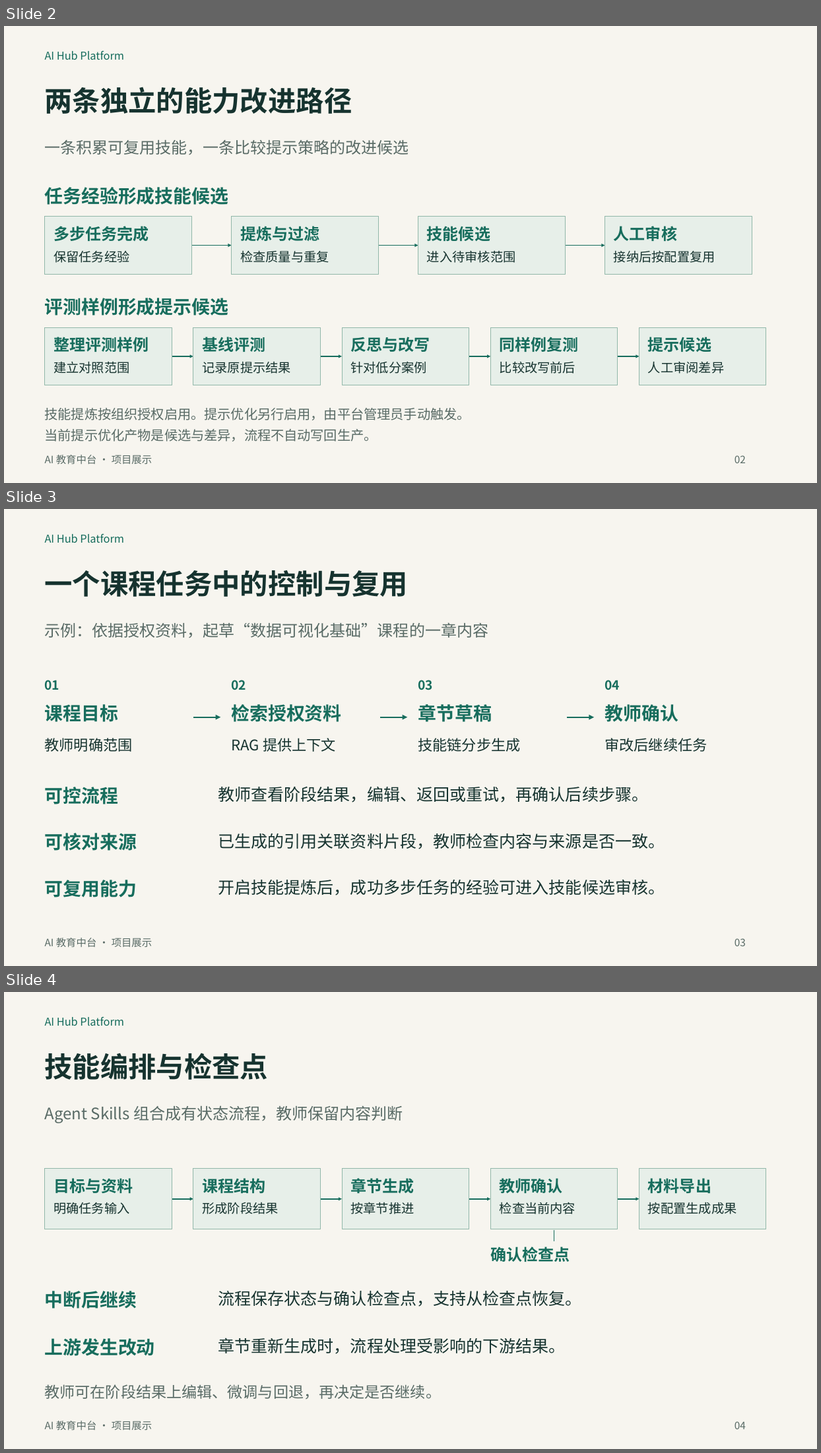
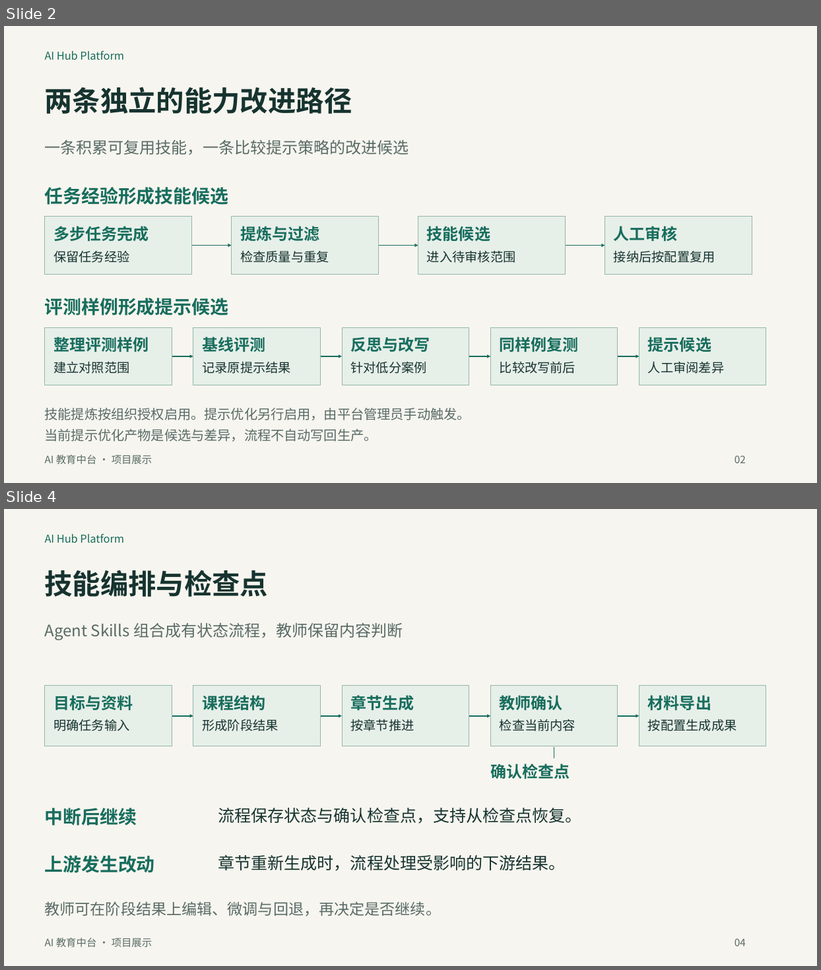
Before and after one commit to throwOctober/ai-hub-platform-showcase, a slide deck: project-overview.pptx. Shown one above the other, each under a label of ours: slides 2, 3 and 4 before the commit, slides 2 and 4 after it; the slides between them are not shown. The pictures are 821x1453 and 821x970 pixels, drawn with LibreOffice and Linux fonts; fonts in the diff are those of the drawing. Boxes give left, top, right and bottom in pixels: in the first picture for what was removed or moved away, otherwise in the second. Text is boxed around its words. In the diff, an @@ line names an element or a change of style, - is before the commit and + after.

```diff
--- a/project-overview.pptx
+++ b/project-overview.pptx
@@ slide 3 removed at (4, 509, 817, 966), background #F7F5EF @@
@@ text removed at (45, 533, 124, 543) @@
-AI Hub Platform
@@ text removed at (45, 570, 408, 597) @@
-一个课程任务中的控制与复用
@@ text removed at (45, 623, 489, 638) @@
-示例：依据授权资料，起草“数据可视化基础”课程的一章内容
@@ text removed at (45, 680, 60, 691) @@
-01
@@ text removed at (232, 680, 247, 691) @@
-02
@@ text removed at (418, 680, 434, 691) @@
-03
@@ text removed at (605, 680, 620, 691) @@
-04
@@ text removed at (45, 704, 118, 722) @@
-课程目标
@@ text removed at (232, 704, 342, 722) @@
-检索授权资料
@@ text removed at (418, 704, 492, 722) @@
-章节草稿
@@ text removed at (605, 704, 678, 722) @@
-教师确认
@@ arrow removed from (193, 718) to (220, 718) @@
@@ arrow removed from (380, 718) to (407, 718) @@
@@ arrow removed from (567, 718) to (595, 718) @@
@@ text removed at (45, 738, 133, 752) @@
-教师明确范围
@@ text removed at (232, 738, 336, 752) @@
-RAG 提供上下文
@@ text removed at (418, 738, 521, 752) @@
-技能链分步生成
@@ text removed at (605, 738, 707, 752) @@
-审改后继续任务
@@ text removed at (45, 787, 118, 805) @@
-可控流程
@@ text removed at (218, 787, 648, 803) @@
-教师查看阶段结果，编辑、返回或重试，再确认后续步骤。
@@ text removed at (45, 833, 137, 851) @@
-可核对来源
@@ text removed at (218, 834, 665, 850) @@
-已生成的引用关联资料片段，教师检查内容与来源是否一致。
@@ text removed at (45, 880, 137, 898) @@
-可复用能力
@@ text removed at (218, 880, 665, 896) @@
-开启技能提炼后，成功多步任务的经验可进入技能候选审核。
@@ text removed at (45, 938, 152, 947) @@
-AI 教育中台 · 项目展示
@@ text removed at (735, 939, 746, 947) @@
-03
```
Also in this commit, not shown: 2 slides changed, 1 slide added, 3 other files.
